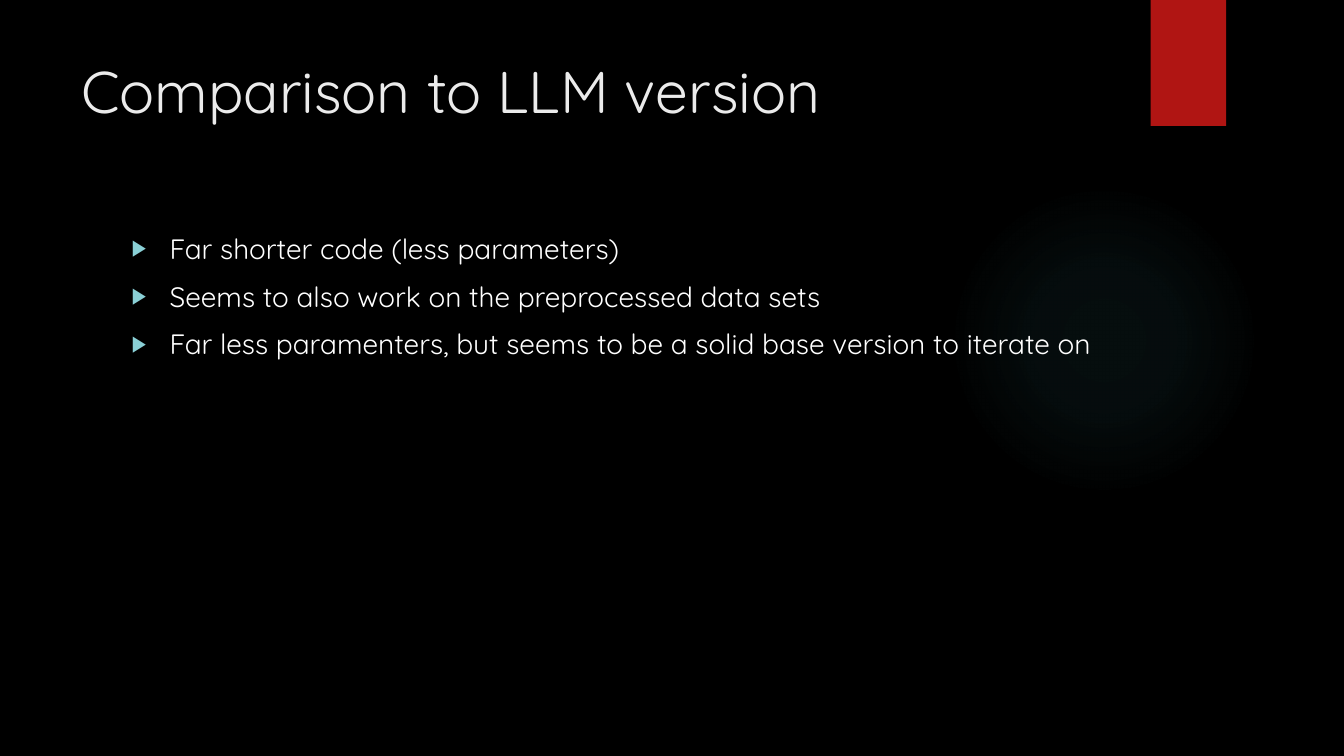
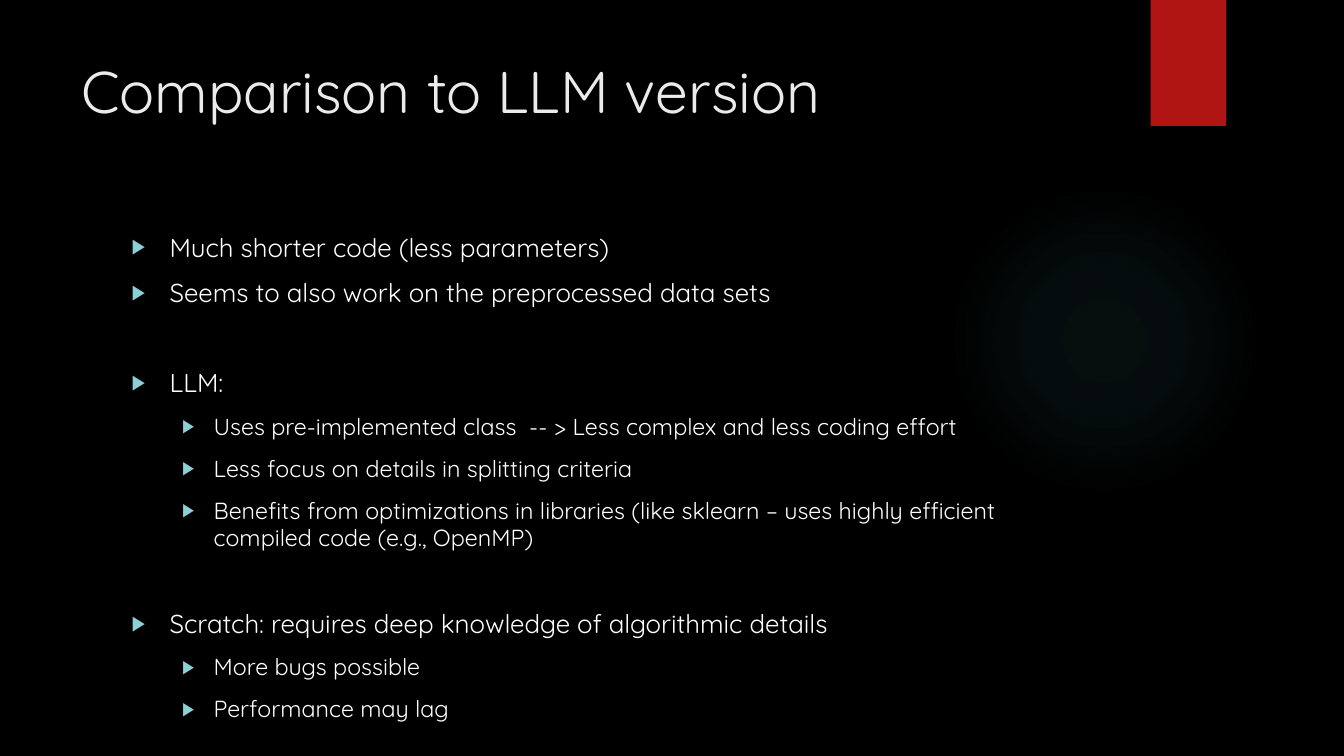
Before and after one commit to amanfc7/Machine-Learaning, a slide deck: slide 13 of ex2/Exercise_2_ppt.pptx. Drawn at 1344x756 pixels with LibreOffice and Linux fonts; fonts in the diff are those of the drawing; background and template pictures are left out. Boxes give left, top, right and bottom in pixels: in the first picture for what was removed or moved away, otherwise in the second. Text is boxed around its words. In the diff, an @@ line names an element or a change of style, - is before the commit and + after.

```diff
--- a/ex2/Exercise_2_ppt.pptx
+++ b/ex2/Exercise_2_ppt.pptx
@@ text at (170, 238, 609, 262): text changed; size 20 to 18.5 pt @@
-▶ Far shorter code (less parameters)
+▶ Much shorter code (less parameters)
@@ text at (170, 283, 771, 307): size 20 to 18.5 pt in "Seems to also work on the preprocessed ..." @@
@@ text at (170, 374, 995, 680): text changed; size 20 to 16.6 pt @@
-▶ Far less paramenters, but seems to be a solid base version to iterate on
+▶ LLM:
+  ▶ Uses pre-implemented class -- > Less complex and less coding effort
+  ▶ Less focus on details in splitting criteria
+  ▶ Benefits from optimizations in libraries (like sklearn – uses highly efficient compiled code (e.g., OpenMP)
+▶ Scratch: requires deep knowledge of algorithmic details
+  ▶ More bugs possible
+  ▶ Performance may lag
```
Also in this commit, not shown: 5 other slides changed, 1 slide removed.
